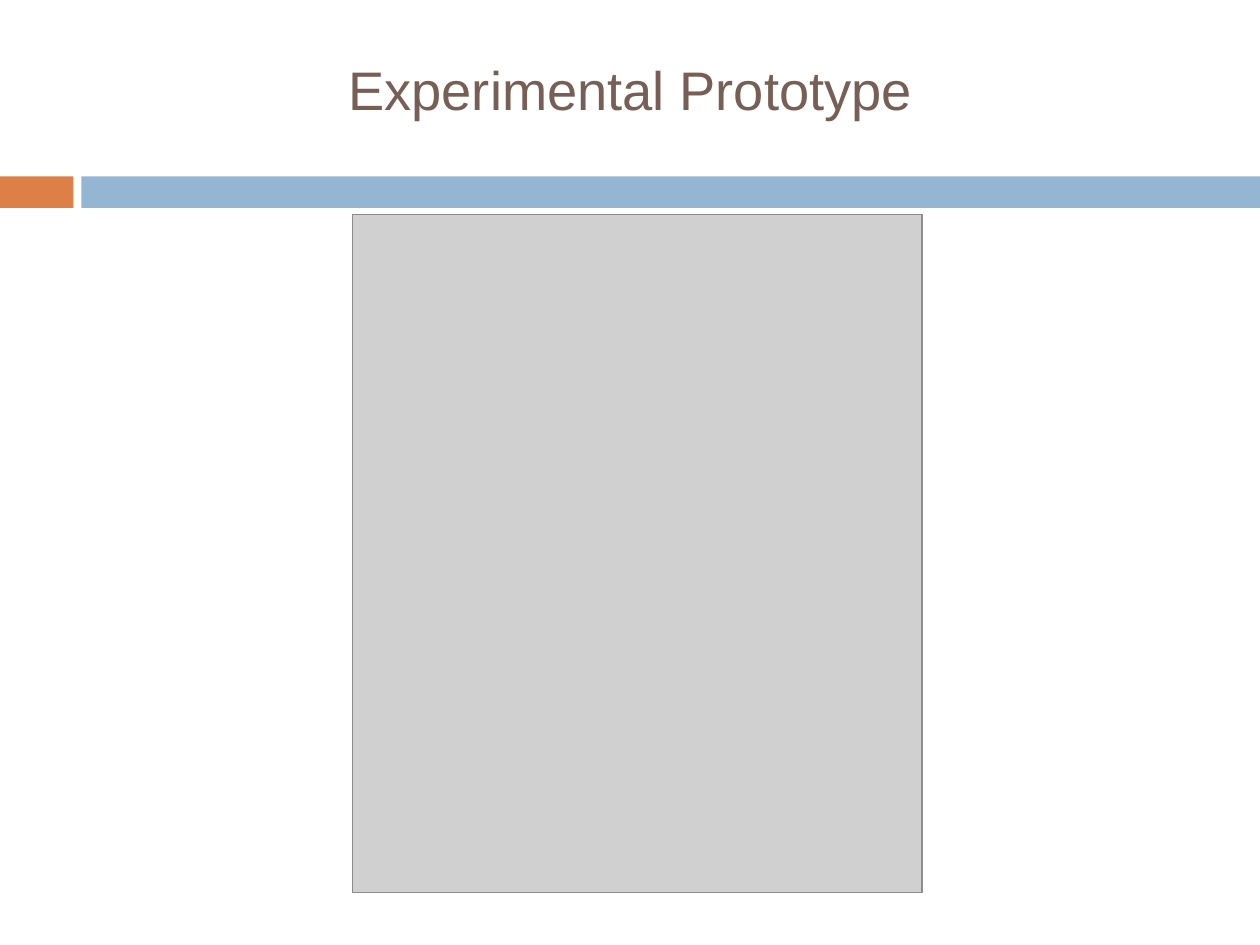
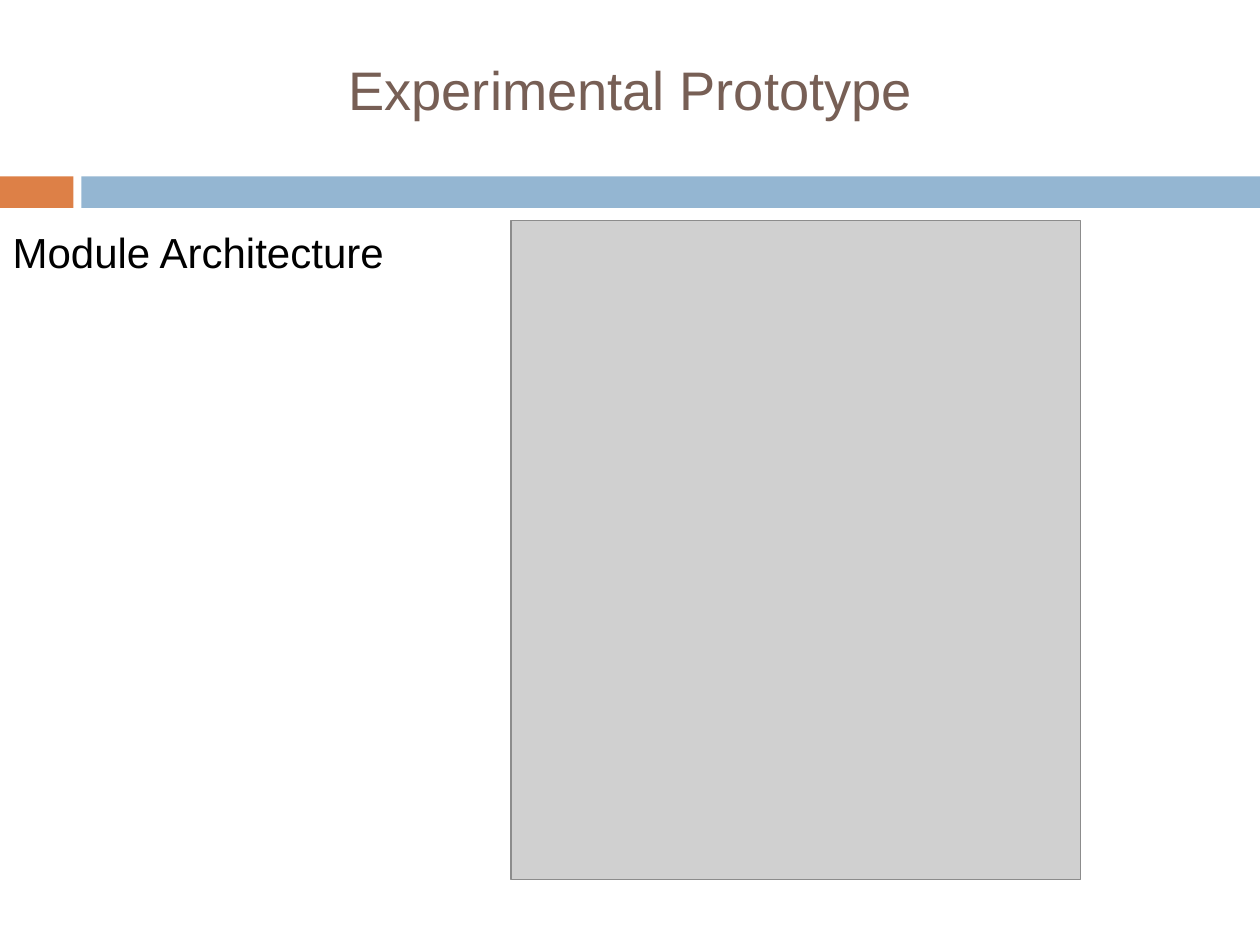
Before and after one commit to tiberiu-b/Diet4EldersDocumentation, a slide deck: slide 26 of Prezentare/TiberiuBoros.pptx (slide 25 before the commit). Drawn at 1260x945 pixels with LibreOffice and Linux fonts; fonts in the diff are those of the drawing; grey boxes stand for pictures; background and template pictures are left out. Boxes give left, top, right and bottom in pixels: in the first picture for what was removed or moved away, otherwise in the second. Text is boxed around its words. In the diff, an @@ line names an element or a change of style, - is before the commit and + after.

```diff
--- a/Prezentare/TiberiuBoros.pptx
+++ b/Prezentare/TiberiuBoros.pptx
@@ text added at bbox=[13, 237, 384, 269], 24 pt, text #000000 @@
+Module Architecture
@@ picture: place and size @@
-picture at bbox=[353, 214, 922, 892]
+picture at bbox=[512, 220, 1081, 879]
```
Also in this commit, not shown: 12 other slides changed, 14 slides added, 6 slides removed, 1 other file.
